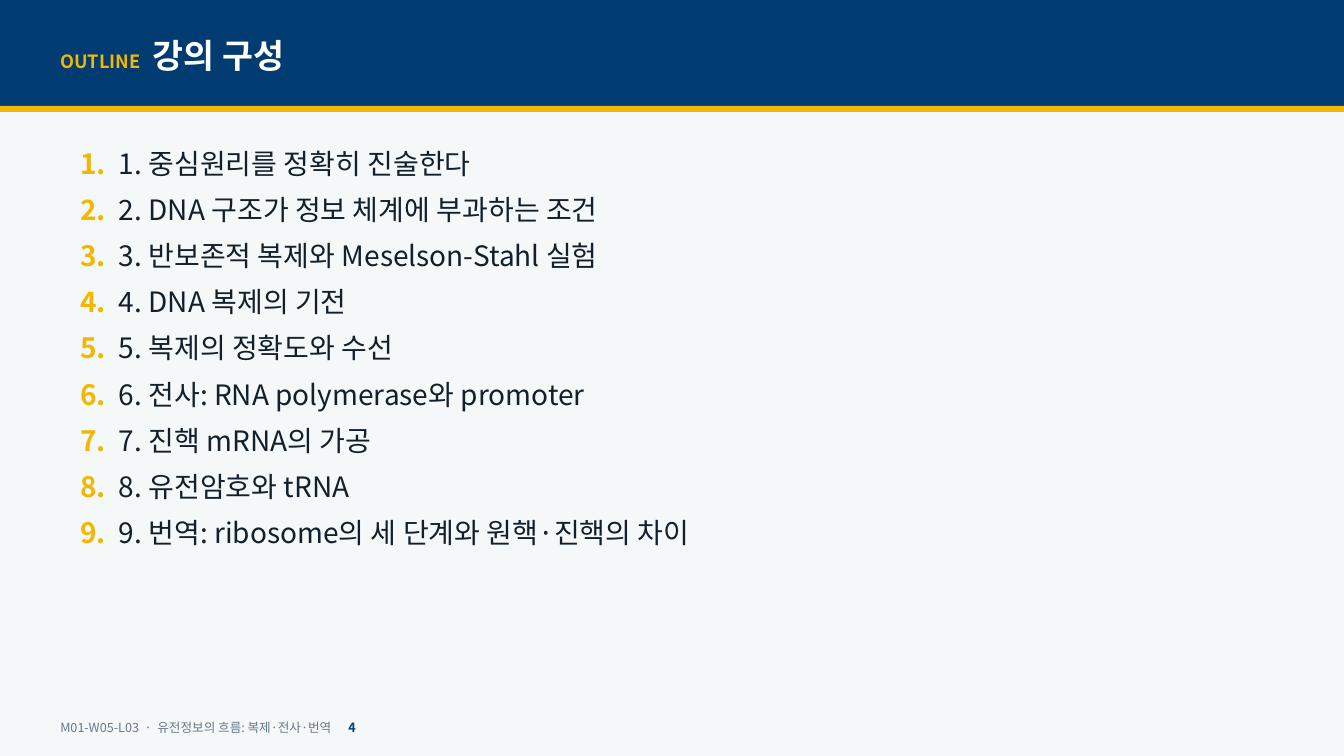
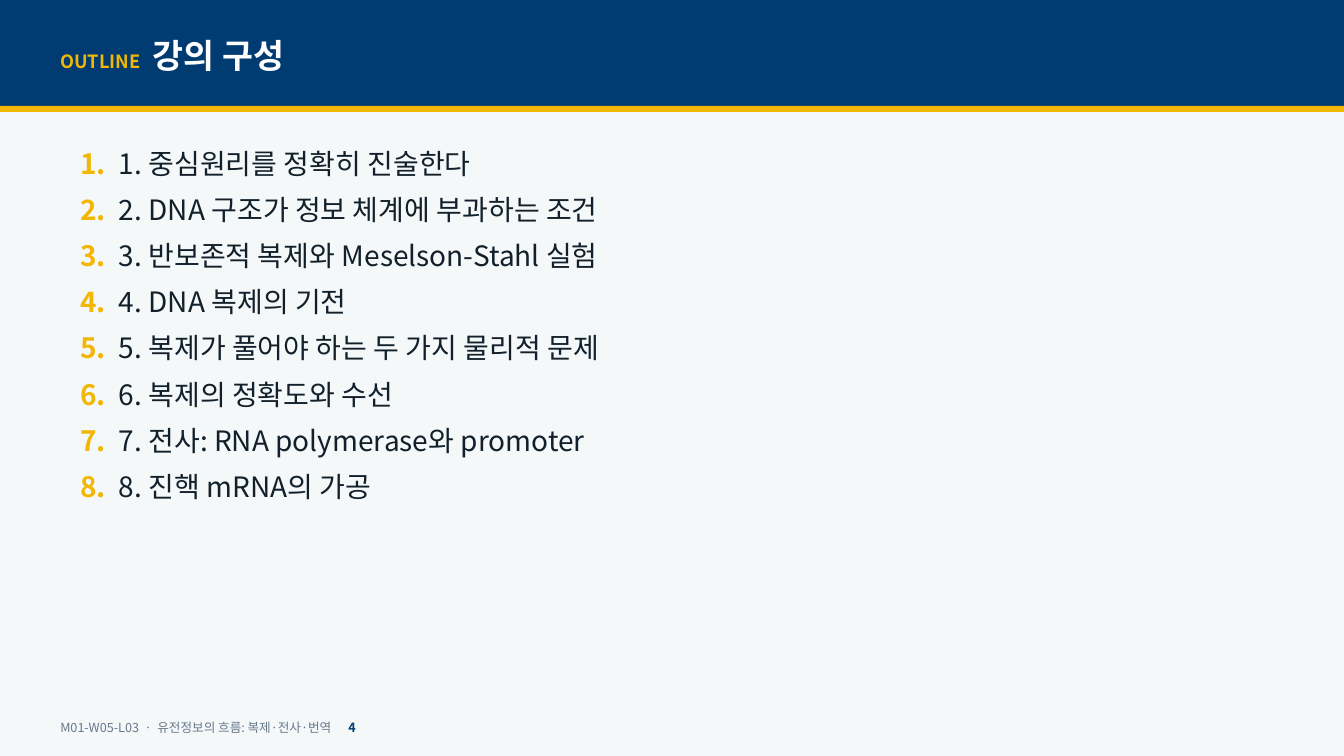
Before and after one commit to hoperiasd2/hoperiasd2.github.io, a slide deck: slide 4 of curriculum/M01/W05/L03/slides.pptx. Drawn at 1344x756 pixels with LibreOffice and Linux fonts; fonts in the diff are those of the drawing. Boxes give left, top, right and bottom in pixels: in the first picture for what was removed or moved away, otherwise in the second. Text is boxed around its words. In the diff, an @@ line names an element or a change of style, - is before the commit and + after.

```diff
--- a/curriculum/M01/W05/L03/slides.pptx
+++ b/curriculum/M01/W05/L03/slides.pptx
@@ text at (80,335,599,500): text changed @@
-5. 5. 복제의 정확도와 수선
-6. 6. 전사: RNA polymerase와 promoter
-7. 7. 진핵 mRNA의 가공
-8. 8. 유전암호와 tRNA
-9. 9. 번역: ribosome의 세 단계와 원핵·진핵의 차이
+5. 5. 복제가 풀어야 하는 두 가지 물리적 문제
+6. 6. 복제의 정확도와 수선
+7. 7. 전사: RNA polymerase와 promoter
+8. 8. 진핵 mRNA의 가공
```
Also in this commit, not shown: 22 other slides changed, 16 slides removed, 6 other files.
